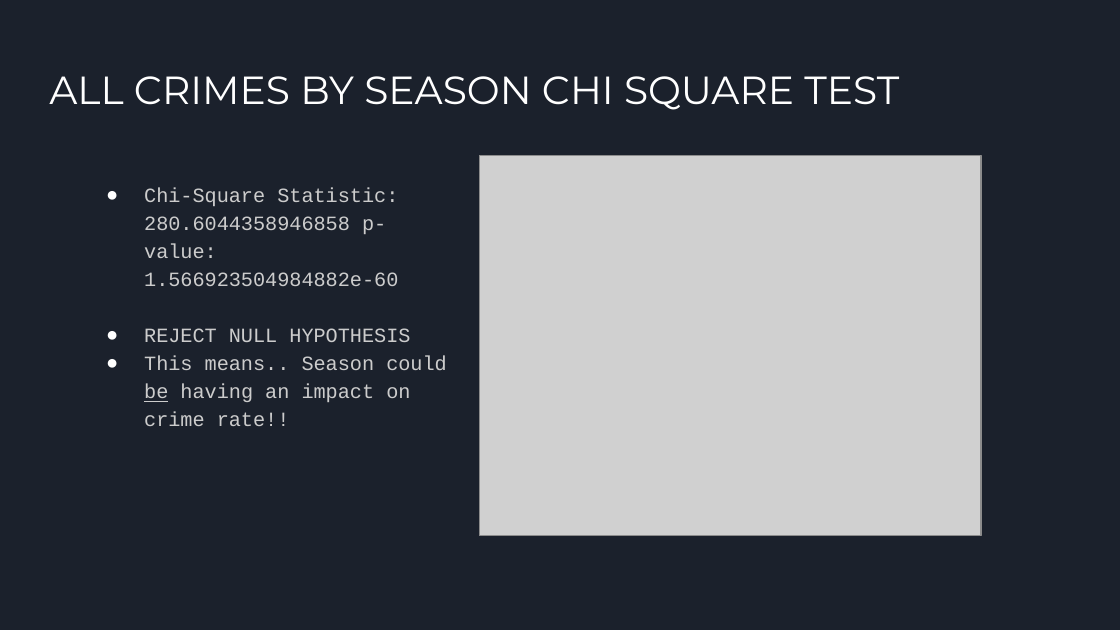
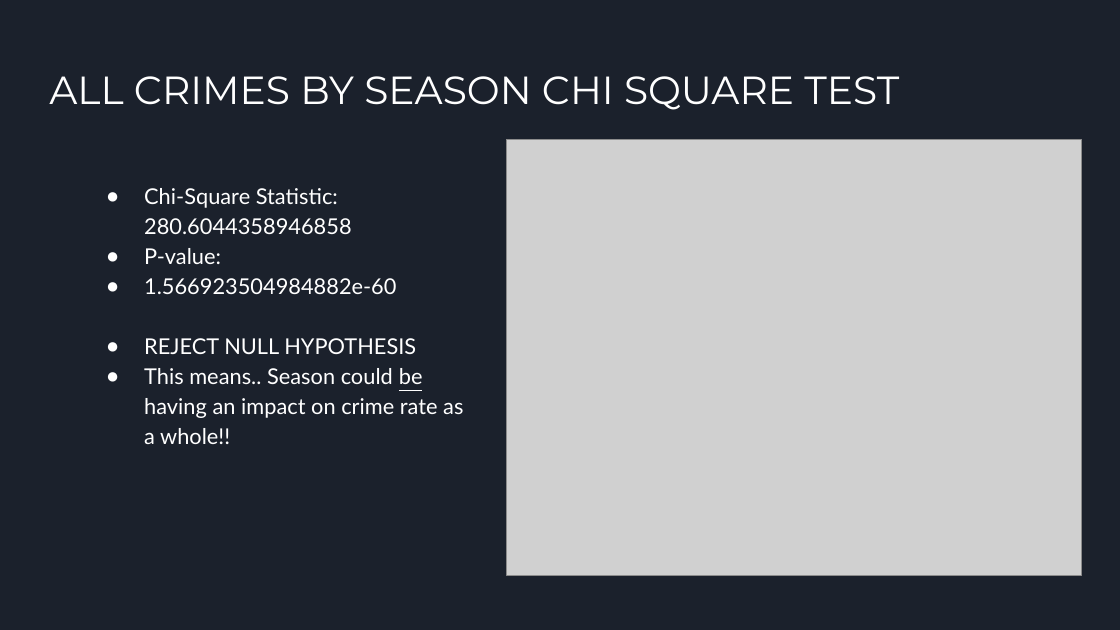
Before and after one commit to oddtexan/Project-1, a slide deck: slide 8 of Project 1 Presentation Final.pptx. Drawn at 1120x630 pixels with LibreOffice and Linux fonts; fonts in the diff are those of the drawing; grey boxes stand for pictures. Boxes give left, top, right and bottom in pixels: in the first picture for what was removed or moved away, otherwise in the second. Text is boxed around its words. In the diff, an @@ line names an element or a change of style, - is before the commit and + after.

Commit message:
organizing crimeseason code and adding analysis to ppt

```diff
--- a/Project 1 Presentation Final.pptx
+++ b/Project 1 Presentation Final.pptx
@@ picture: place and size @@
-picture at bbox=[479, 156, 981, 536]
+picture at bbox=[506, 139, 1082, 575]
@@ text at bbox=[144, 188, 396, 294]: text changed; size 13 to 14 pt; font Courier New to Lato; text colour #CCCCCC to #FFFFFF @@
-● Chi-Square Statistic: 280.6044358946858 p-value: 1.566923504984882e-60
+● Chi-Square Statistic: 280.6044358946858
+● P-value:
+● 1.566923504984882e-60
@@ text at bbox=[144, 338, 416, 354]: size 13 to 14 pt, font Courier New to Lato, text colour #CCCCCC to #FFFFFF in "REJECT NULL HYPOTHESIS" @@
@@ text at bbox=[144, 368, 463, 444]: text changed; size 13 to 14 pt; font Courier New to Lato; text colour #CCCCCC to #FFFFFF @@
-● This means.. Season could be having an impact on crime rate!!
+● This means.. Season could be having an impact on crime rate as a whole!!
```
Also in this commit, not shown: 6 other slides changed, 1 other file.
